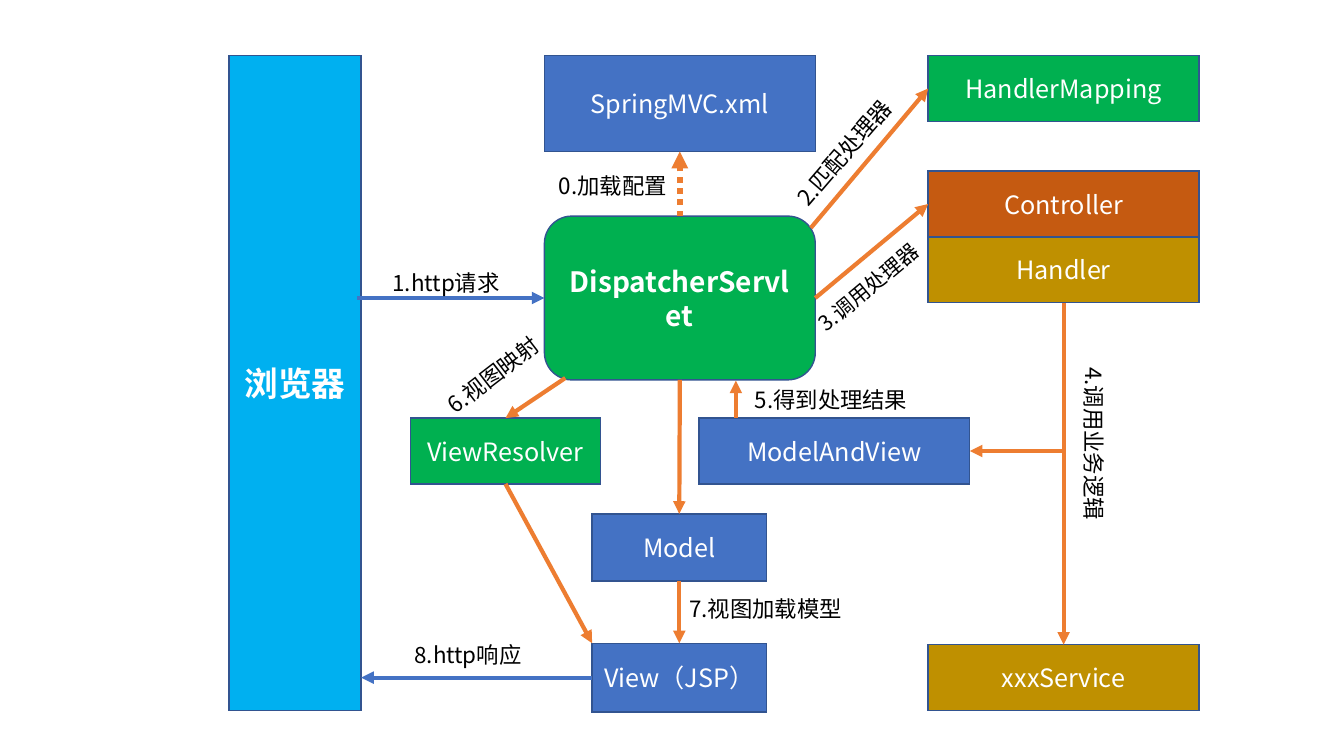
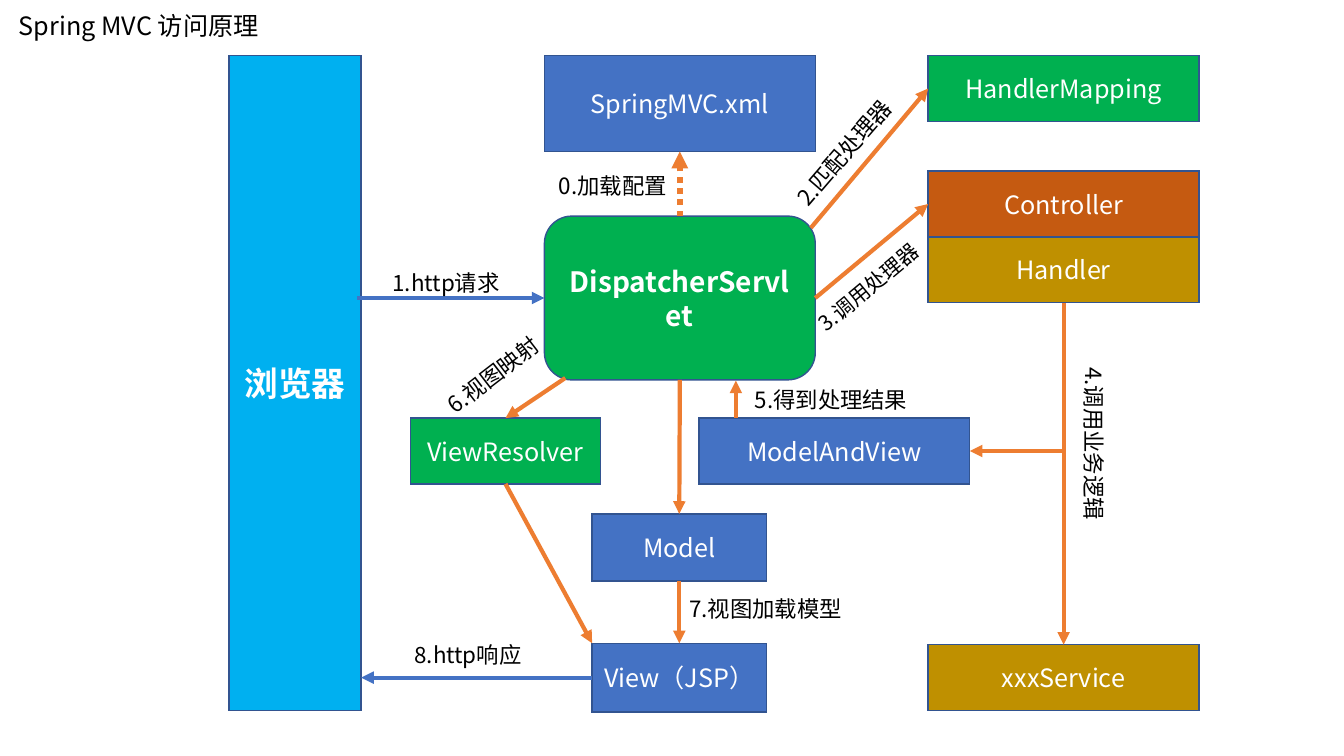
Before and after one commit to gyzhang/SpringBootCourse, a slide deck: slide 2 of 配套原图.pptx. Drawn at 1344x756 pixels with LibreOffice and Linux fonts; fonts in the diff are those of the drawing. Boxes give left, top, right and bottom in pixels: in the first picture for what was removed or moved away, otherwise in the second. Text is boxed around its words. In the diff, an @@ line names an element or a change of style, - is before the commit and + after.

```diff
--- a/配套原图.pptx
+++ b/配套原图.pptx
@@ text added at [19, 14, 259, 41], 18 pt, text #000000 @@
+Spring MVC 访问原理
```
Also in this commit, not shown: 2 slides added, 6 other files.
